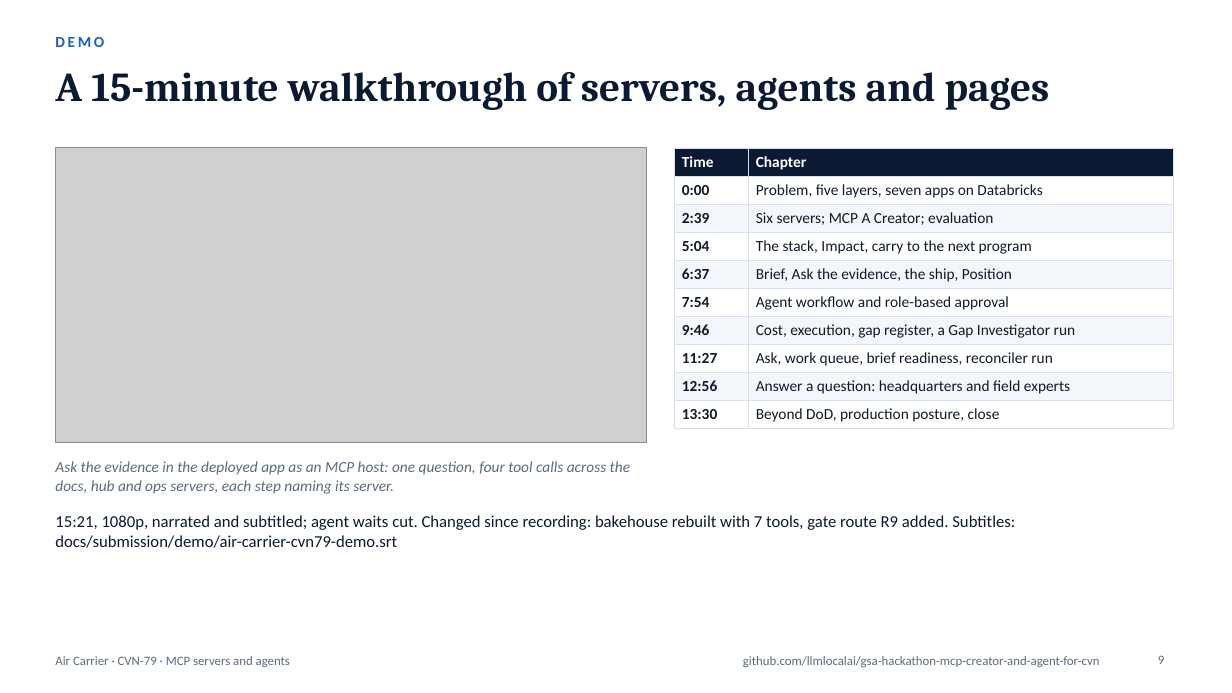
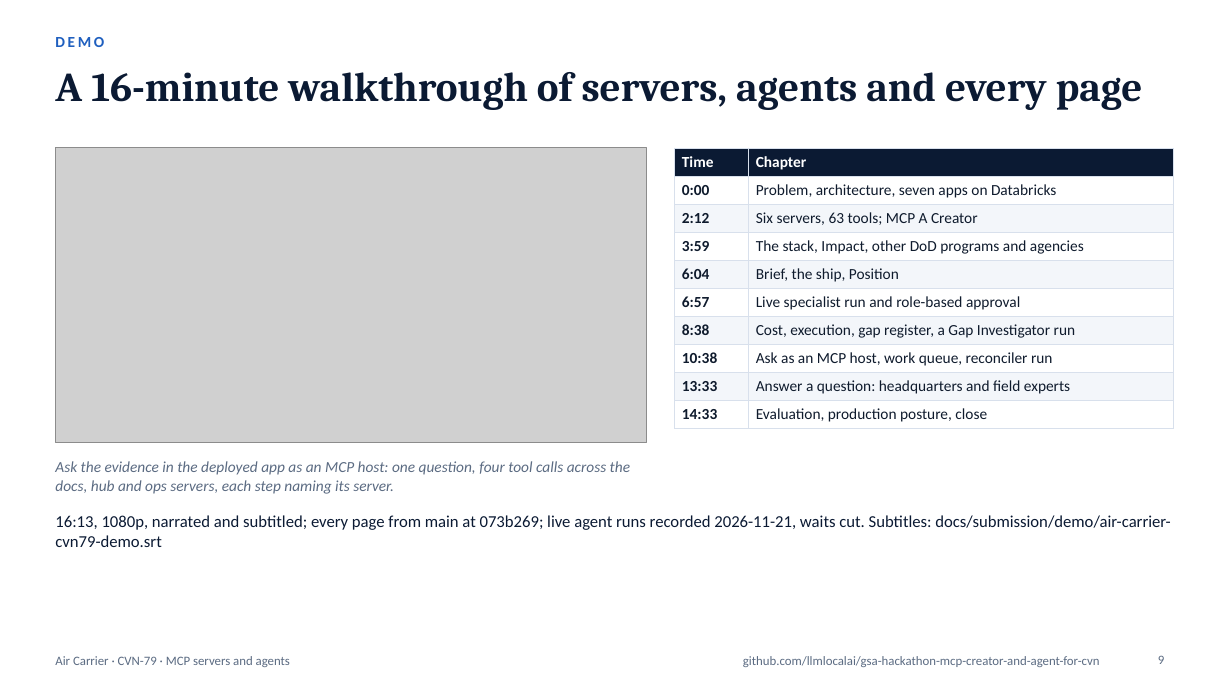
Before and after one commit to gsa-mcp-hackathon/gsa-hackathon-mcp-creator-and-agent-for-air-carrier, a slide deck: slide 9 of docs/submission/mcp-a-creator-one-hub-deck.pptx. Drawn at 1232x693 pixels with LibreOffice and Linux fonts; fonts in the diff are those of the drawing; grey boxes stand for pictures. Boxes give left, top, right and bottom in pixels: in the first picture for what was removed or moved away, otherwise in the second. Text is boxed around its words. In the diff, an @@ line names an element or a change of style, - is before the commit and + after.

```diff
--- a/docs/submission/mcp-a-creator-one-hub-deck.pptx
+++ b/docs/submission/mcp-a-creator-one-hub-deck.pptx
@@ title at [55,72,1143,110]: text changed @@
-A 15-minute walkthrough of servers, agents and pages
+A 16-minute walkthrough of servers, agents and every page
@@ table at [675,148,1174,426] @@
-row 2, column 2: Problem, five layers, seven apps on Databricks
+row 2, column 2: Problem, architecture, seven apps on Databricks
-row 3, column 1: 2:39
+row 3, column 1: 2:12
-row 3, column 2: Six servers; MCP A Creator; evaluation
+row 3, column 2: Six servers, 63 tools; MCP A Creator
-row 4, column 1: 5:04
+row 4, column 1: 3:59
-row 4, column 2: The stack, Impact, carry to the next program
+row 4, column 2: The stack, Impact, other DoD programs and agencies
-row 5, column 1: 6:37
+row 5, column 1: 6:04
-row 5, column 2: Brief, Ask the evidence, the ship, Position
+row 5, column 2: Brief, the ship, Position
-row 6, column 1: 7:54
+row 6, column 1: 6:57
-row 6, column 2: Agent workflow and role-based approval
+row 6, column 2: Live specialist run and role-based approval
-row 7, column 1: 9:46
+row 7, column 1: 8:38
-row 8, column 1: 11:27
+row 8, column 1: 10:38
-row 8, column 2: Ask, work queue, brief readiness, reconciler run
+row 8, column 2: Ask as an MCP host, work queue, reconciler run
-row 9, column 1: 12:56
+row 9, column 1: 13:33
-row 10, column 1: 13:30
+row 10, column 1: 14:33
-row 10, column 2: Beyond DoD, production posture, close
+row 10, column 2: Evaluation, production posture, close
@@ text at [55,515,1170,547]: text changed @@
-15:21, 1080p, narrated and subtitled; agent waits cut. Changed since recording: bakehouse rebuilt with 7 tools, gate route R9 added. Subtitles: docs/submission/demo/air-carrier-cvn79-demo.srt
+16:13, 1080p, narrated and subtitled; every page from main at 073b269; live agent runs recorded 2026-11-21, waits cut. Subtitles: docs/submission/demo/air-carrier-cvn79-demo.srt
```
Also in this commit, not shown: 12 other files.
